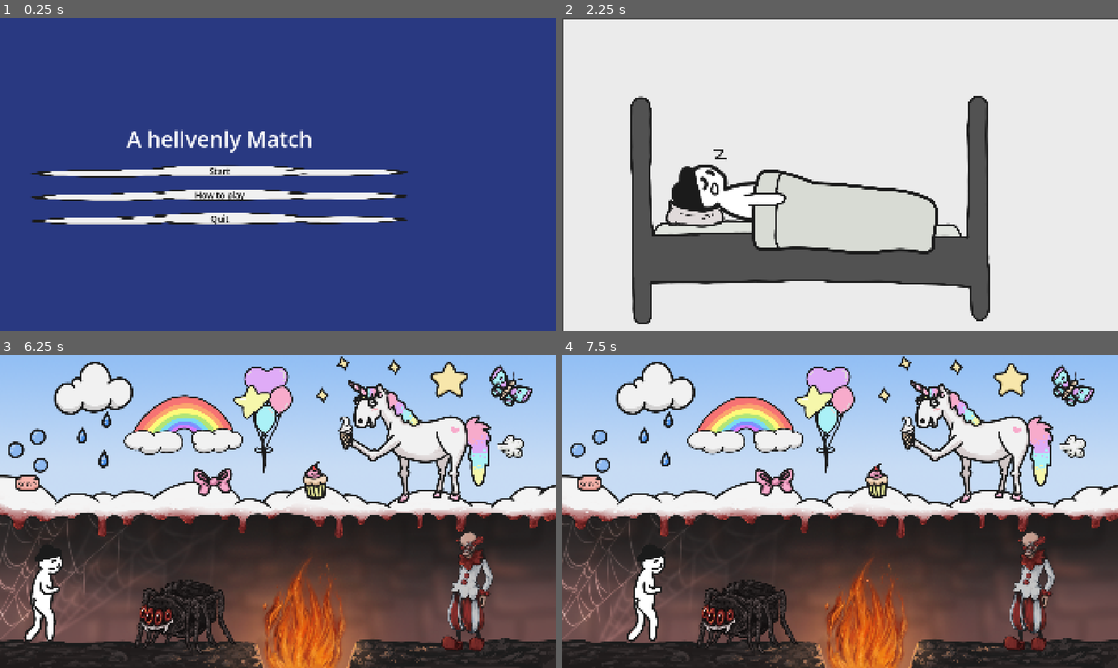
Above: before the commit, frames 1-4 (two rows, left to right).
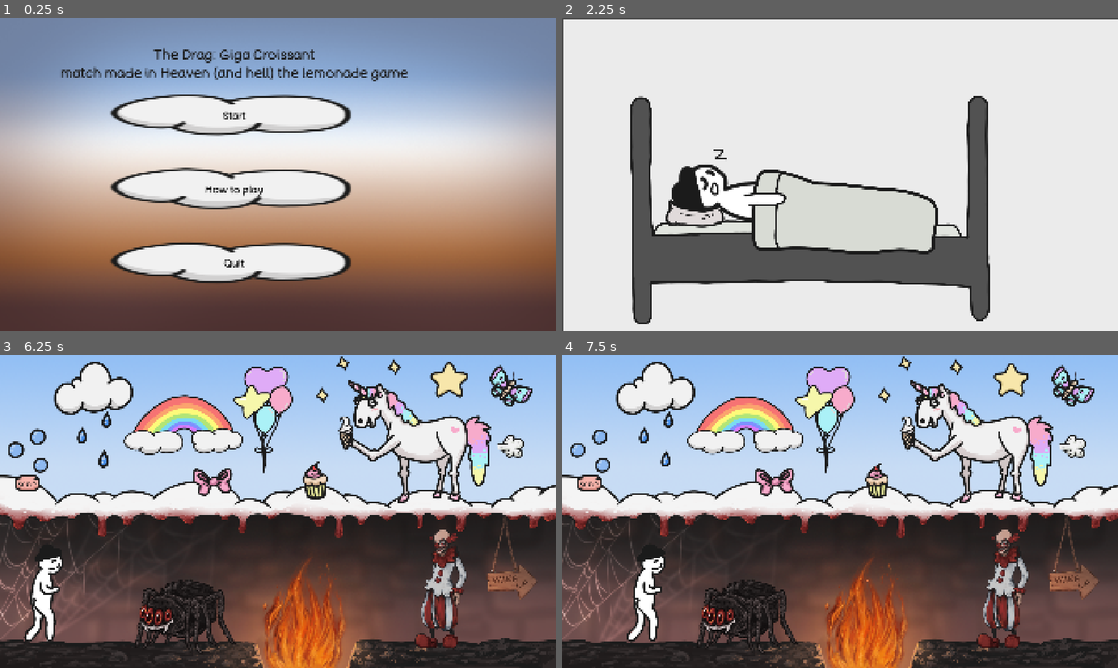
Above: after the commit, the same moments.

Repository: myryk31415/bimm-game-jam
Game: Godot game, scene res://scenes/main_menu.tscn
Same seed, same stepped clock (60 frames per second), same inputs: the game is played once before the commit and once after it. The engine's default icon, where the game draws it, is replaced by a stand-in: a white triangle on a blue panel in a dark square. Sound files missing from this copy of the repository are replaced by a short silence.
Inputs (mouse positions are in pixels of both pictures, inside the frame that each line leads up to):
- Up to frame 1 (0.25 s): no input
- Up to frame 2 (2.25 s): click "How to play" at 0.5 s; click "Back" at 1.25 s; click "Start" at 2 s
- Up to frame 3 (6.25 s): tap Enter (ui_accept) at 2.75, 3.5, 5 s; move the mouse to (400, 495) at 2.77 s; hold Right (right) 2.78-3.5 s; tap C (flip) at 2.85, 4.35, 5.85 s; click (400, 495) at 2.92 s; tap Space (jump) at 3.02, 6.02 s; drag from (166, 527) to (250, 574) at 3.52 s; move the mouse to (333, 442) at 4.27 s; hold Left (left) 4.28-5 s; drag from (250, 574) to (111, 464) at 5.02 s; move the mouse to (444, 558) at 5.77 s; hold Right (right) from 5.78 s (still down)
- Up to frame 4 (7.5 s): release Right (right) at 6.5 s; drag from (745, 617) to (1012, 642) at 6.52 s; move the mouse to (979, 442) at 7.27 s; hold Right (right) from 7.28 s (still down); tap C (flip) at 7.35 s; click (979, 442) at 7.42 s

The runs differ from the first frame. In frame 1, 99% of the frame differs, in the area x 0-100%, y 0-100%; in frame 2, nothing differs; in frame 3, 3.6%; in frame 4, 3.6%.

Commit message:
Added wake up sign and fixed UI

Diff:
--- a/scenes/cloud_button.tscn
+++ b/scenes/cloud_button.tscn
@@ -1,17 +1,19 @@
 [gd_scene format=3 uid="uid://dmx6dhbik3uim"]
 
+[ext_resource type="FontFile" uid="uid://xvbyh1xnwmd0" path="res://assets/Fonts/BadComic-Regular.ttf" id="1_46gqr"]
 [ext_resource type="Script" uid="uid://rukgqcky3bxq" path="res://scripts/cloud_button.gd" id="1_phmo6"]
+[ext_resource type="Texture2D" uid="uid://cjv5woxn4tvqq" path="res://assets/ElinAssets/Btn_Cloud.png" id="1_q3ryb"]
 [ext_resource type="Texture2D" uid="uid://b1h5rfnbatl46" path="res://assets/ElinAssets/Cloud.png" id="1_udvqj"]
 
 [sub_resource type="StyleBoxTexture" id="StyleBoxTexture_q3ryb"]
-texture = ExtResource("1_udvqj")
+texture = ExtResource("1_q3ryb")
 
 [sub_resource type="StyleBoxTexture" id="StyleBoxTexture_udvqj"]
-texture = ExtResource("1_udvqj")
+texture = ExtResource("1_q3ryb")
 modulate_color = Color(0.62352943, 0.627451, 1, 1)
 
 [sub_resource type="StyleBoxTexture" id="StyleBoxTexture_46gqr"]
-texture = ExtResource("1_udvqj")
+texture = ExtResource("1_q3ryb")
 modulate_color = Color(0.6216297, 0.6266837, 1, 1)
 
 [sub_resource type="StyleBoxTexture" id="StyleBoxTexture_mrwuv"]
@@ -19,13 +21,15 @@
 modulate_color = Color(0.62352943, 0.627451, 1, 1)
 
 [node name="CloudButton" type="Button" unique_id=894932201]
-offset_right = 8.0
-offset_bottom = 8.0
+custom_minimum_size = Vector2(0, 275)
+offset_right = 250.0
+offset_bottom = 300.0
 theme_override_colors/font_color = Color(0, 0, 0, 1)
 theme_override_colors/font_focus_color = Color(0, 0, 0, 1)
 theme_override_colors/font_pressed_color = Color(0, 0, 0, 1)
 theme_override_colors/font_hover_color = Color(0, 0, 0, 1)
-theme_override_font_sizes/font_size = 30
+theme_override_fonts/font = ExtResource("1_46gqr")
+theme_override_font_sizes/font_size = 37
 theme_override_styles/normal = SubResource("StyleBoxTexture_q3ryb")
 theme_override_styles/pressed = SubResource("StyleBoxTexture_udvqj")
 theme_override_styles/hover = SubResource("StyleBoxTexture_46gqr")
--- a/scenes/level_1.tscn
+++ b/scenes/level_1.tscn
@@ -5,6 +5,7 @@
 [ext_resource type="Texture2D" uid="uid://bbbpj7xe0huv3" path="res://assets/Background.png" id="2_pa8r4"]
 [ext_resource type="PackedScene" uid="uid://r0caupxdyhlg" path="res://scenes/player.tscn" id="2_rus8k"]
 [ext_resource type="AudioStream" uid="uid://cjpsqn7ew8jcj" path="res://Sounds/ambience_cave.wav" id="4_5xbjy"]
+[ext_resource type="Texture2D" uid="uid://delvsibc01ebm" path="res://assets/ElinAssets/WakeUpSign.png" id="5_x3eym"]
 [ext_resource type="Texture2D" uid="uid://o2mrp6teojan" path="res://assets/ElinAssets/Spider1.png" id="7_pa8r4"]
 [ext_resource type="AudioStream" uid="uid://p1b287fv8eg0" path="res://Sounds/i'm_a_spider.wav" id="8_2cbcq"]
 [ext_resource type="PackedScene" uid="uid://dkfhmnuke066g" path="res://scenes/drag.tscn" id="8_15mv3"]
@@ -104,6 +105,10 @@
 stream = ExtResource("4_5xbjy")
 autoplay = true
 
+[node name="WakeupSign" type="Sprite2D" parent="." unique_id=514231313]
+position = Vector2(1769, 694)
+texture = ExtResource("5_x3eym")
+
 [node name="Spider" parent="." unique_id=996746160 groups=["KillPlayer"] instance=ExtResource("8_15mv3")]
 position = Vector2(640, 904)
 collidable = true
@@ -124,7 +129,7 @@
 frame_progress = 0.8444337
 
 [node name="Clown" parent="." unique_id=757569316 groups=["KillPlayer"] instance=ExtResource("8_15mv3")]
-position = Vector2(1638, 813)
+position = Vector2(1547, 805)
 collidable = true
 texture = ExtResource("45_jscgt")
 sounds = Array[AudioStream]([ExtResource("28_qb2q0")])
@@ -153,7 +158,7 @@
 stream = ExtResource("36_0bysi")
 
 [node name="Shoe" parent="." unique_id=240120927 instance=ExtResource("8_15mv3")]
-position = Vector2(1562, 994)
+position = Vector2(1471, 986)
 draggable = true
 interact_with = Array[String](["cute_spider"])
 texture = ExtResource("51_75ls7")
--- a/scenes/main_menu.tscn
+++ b/scenes/main_menu.tscn
@@ -1,7 +1,14 @@
 [gd_scene format=3 uid="uid://bg5tsici80b54"]
 
 [ext_resource type="Script" uid="uid://d1c1x410mju2t" path="res://scripts/main_menu.gd" id="1_l6cm7"]
+[ext_resource type="Texture2D" uid="uid://cqrehyiiritor" path="res://assets/ElinAssets/backgroundmenu.png" id="2_bqqt6"]
 [ext_resource type="PackedScene" uid="uid://dmx6dhbik3uim" path="res://scenes/cloud_button.tscn" id="2_ekxnf"]
+[ext_resource type="FontFile" uid="uid://xvbyh1xnwmd0" path="res://assets/Fonts/BadComic-Regular.ttf" id="3_wu84c"]
+
+[sub_resource type="LabelSettings" id="LabelSettings_wu84c"]
+font = ExtResource("3_wu84c")
+font_size = 49
+font_color = Color(0.105882354, 0.105882354, 0.105882354, 1)
 
 [node name="MainMenu" type="CanvasLayer" unique_id=1098373884]
 script = ExtResource("1_l6cm7")
@@ -13,6 +20,12 @@
 grow_horizontal = 2
 grow_vertical = 2
 color = Color(0.14585283, 0.21366757, 0.5287111, 0.8980392)
+
+[node name="TextureRect" type="TextureRect" parent="ColorRect" unique_id=35612460]
+layout_mode = 0
+offset_right = 40.0
+offset_bottom = 40.0
+texture = ExtResource("2_bqqt6")
 
 [node name="MarginContainer" type="MarginContainer" parent="ColorRect" unique_id=178211008]
 layout_mode = 1
@@ -28,13 +41,12 @@
 
 [node name="HBoxContainer" type="HBoxContainer" parent="ColorRect/MarginContainer" unique_id=1945211112]
 layout_mode = 2
-theme_override_constants/separation = 102
+theme_override_constants/separation = 4
 alignment = 1
 
 [node name="VBoxContainer" type="VBoxContainer" parent="ColorRect/MarginContainer/HBoxContainer" unique_id=1858553712]
 layout_mode = 2
-size_flags_horizontal = 3
-theme_override_constants/separation = 40
+theme_override_constants/separation = -20
 alignment = 1
 
 [node name="VBoxContainer" type="HBoxContainer" parent="ColorRect/MarginContainer/HBoxContainer/VBoxContainer" unique_id=1956222386]
@@ -44,7 +56,9 @@
 layout_mode = 2
 size_flags_horizontal = 3
 theme_override_font_sizes/font_size = 75
-text = "A hellvenly Match"
+text = "The Drag: Giga Croissant
+match made in Heaven (and hell) the lemonade game"
+label_settings = SubResource("LabelSettings_wu84c")
 horizontal_alignment = 1
 
 [node name="Start" parent="ColorRect/MarginContainer/HBoxContainer/VBoxContainer" unique_id=1454882384 instance=ExtResource("2_ekxnf")]
--- a/scenes/tutorial.tscn
+++ b/scenes/tutorial.tscn
@@ -1,15 +1,12 @@
 [gd_scene format=3 uid="uid://dyn3xxxug5sci"]
 
 [ext_resource type="Script" uid="uid://bbsqghkgqfnx8" path="res://scripts/tutorial.gd" id="1_8ho6b"]
+[ext_resource type="Texture2D" uid="uid://cqrehyiiritor" path="res://assets/ElinAssets/backgroundmenu.png" id="2_4kmhl"]
 [ext_resource type="PackedScene" uid="uid://dmx6dhbik3uim" path="res://scenes/cloud_button.tscn" id="2_8ho6b"]
+[ext_resource type="FontFile" uid="uid://xvbyh1xnwmd0" path="res://assets/Fonts/BadComic-Regular.ttf" id="3_cq4me"]
 
 [node name="Tutorial" type="CanvasLayer" unique_id=1098373884]
 script = ExtResource("1_8ho6b")
-
-[node name="TextureRect" type="TextureRect" parent="." unique_id=427475515]
-offset_right = 1152.0
-offset_bottom = 648.0
-expand_mode = 1
 
 [node name="ColorRect" type="ColorRect" parent="." unique_id=333882924]
 anchors_preset = 15
@@ -18,6 +15,12 @@
 grow_horizontal = 2
 grow_vertical = 2
 color = Color(0.14509805, 0.21176471, 0.5294118, 0.8980392)
+
+[node name="TextureRect" type="TextureRect" parent="ColorRect" unique_id=427475515]
+layout_mode = 0
+offset_right = 1152.0
+offset_bottom = 648.0
+texture = ExtResource("2_4kmhl")
 
 [node name="MarginContainer" type="MarginContainer" parent="ColorRect" unique_id=178211008]
 layout_mode = 1
@@ -45,8 +48,10 @@
 [node name="Text" type="Label" parent="ColorRect/MarginContainer/HBoxContainer/VBoxContainer" unique_id=546430882]
 layout_mode = 2
 size_flags_horizontal = 3
-theme_override_constants/outline_size = 7
-theme_override_font_sizes/font_size = 25
+theme_override_constants/line_spacing = 3
+theme_override_constants/outline_size = 15
+theme_override_fonts/font = ExtResource("3_cq4me")
+theme_override_font_sizes/font_size = 40
 text = "Walk with A/left_arrow, D/right_arrow and jump with W/up_arrow.
 Drag and drop objects from the upper part of the level
 to the lower part in order to find a way to avoid the scary obstacles.
Binary file added: assets/ElinAssets/WakeUpSign.png
Not shown, added: assets/ElinAssets/WakeUpSign.png.import
Binary file added: assets/ElinAssets/backgroundmenu.png
Not shown, added: assets/ElinAssets/backgroundmenu.png.import
Binary file added: assets/Fonts/BadComic-Italic.ttf
Not shown, added: assets/Fonts/BadComic-Italic.ttf.import
Binary file added: assets/Fonts/BadComic-Regular.ttf
Not shown, added: assets/Fonts/BadComic-Regular.ttf.import
